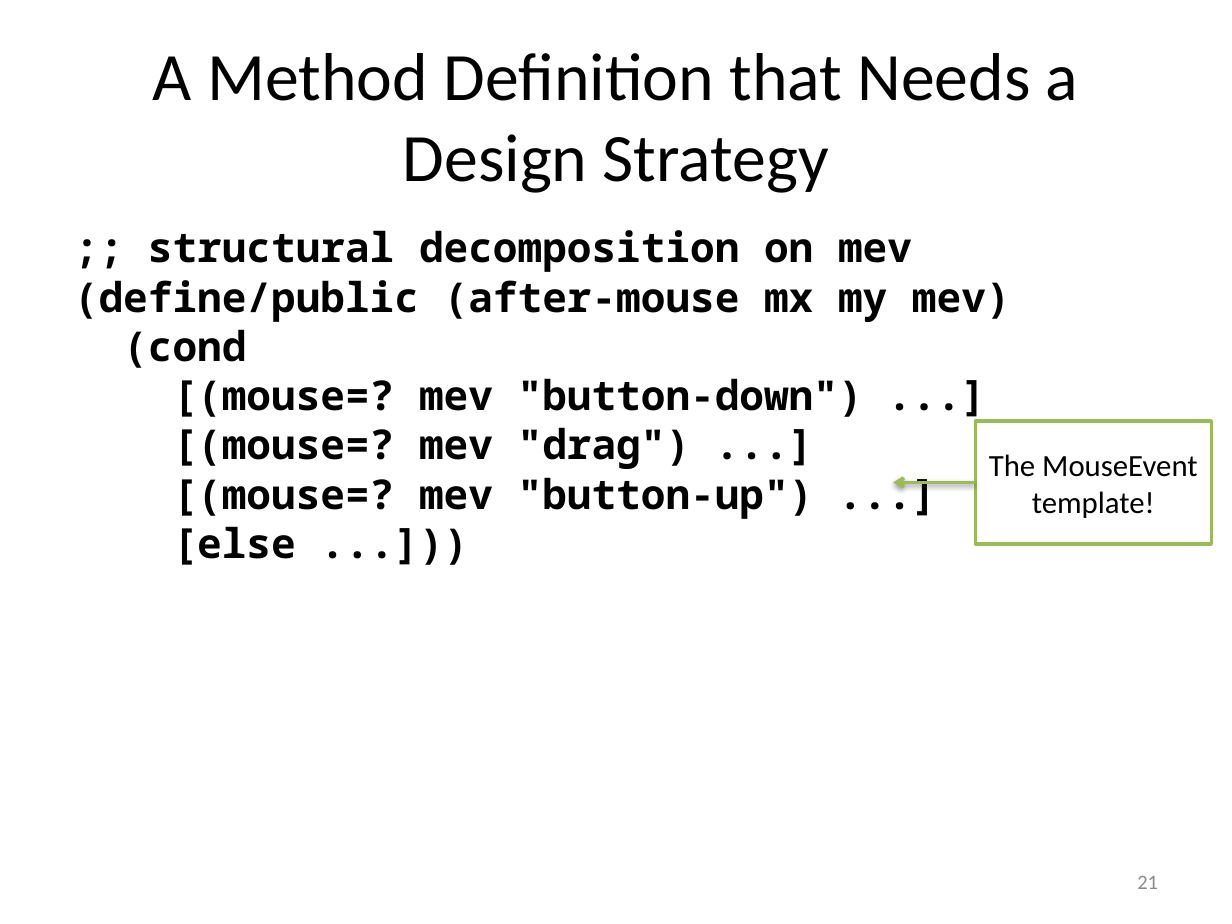
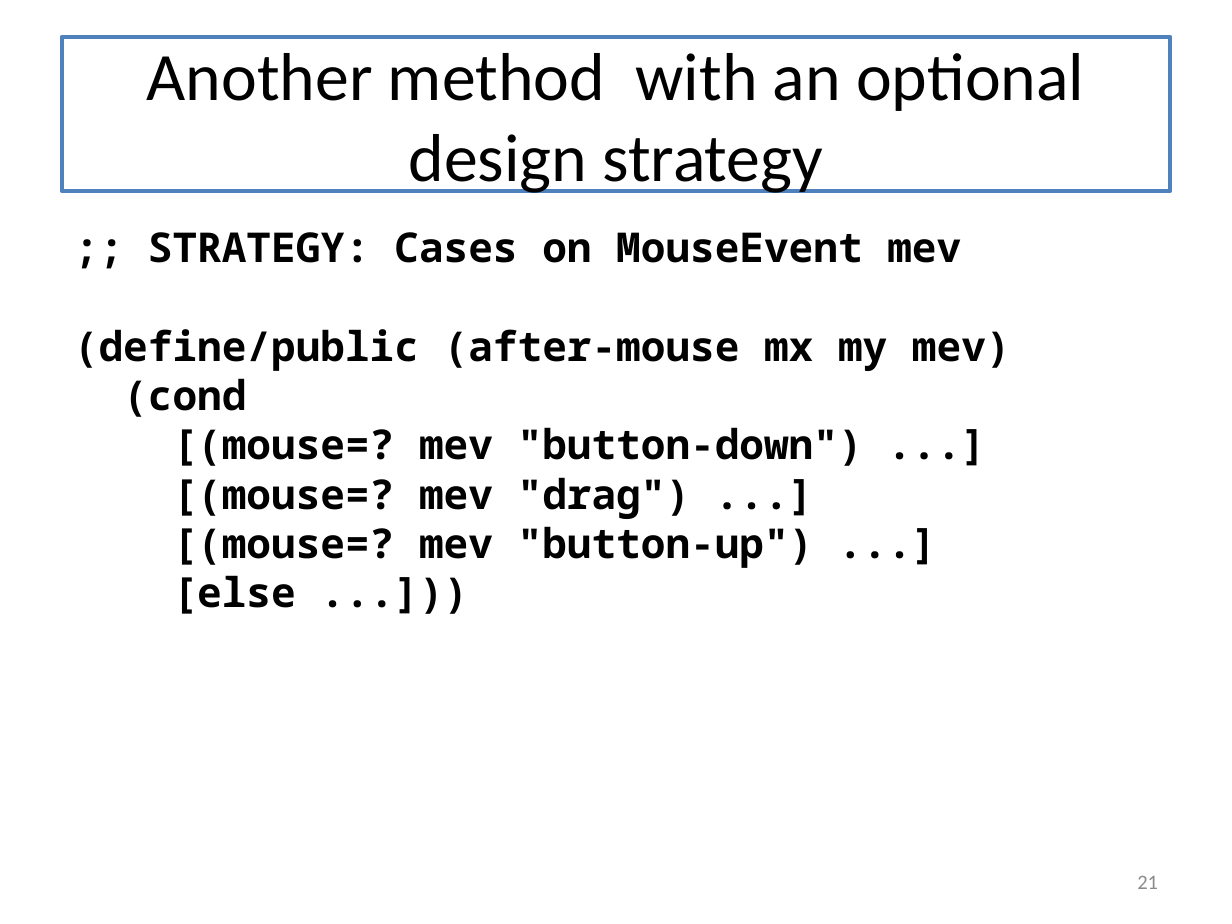
Before and after one commit to mwand/cs5010f16, a slide deck: slide 21 of Slides/Lesson 9.5 The Design Recipe Using Classes.pptx. Drawn at 1232x924 pixels with LibreOffice and Linux fonts; fonts in the diff are those of the drawing. Boxes give left, top, right and bottom in pixels: in the first picture for what was removed or moved away, otherwise in the second. Text is boxed around its words. In the diff, an @@ line names an element or a change of style, - is before the commit and + after.

Commit message:
fixed typo in gp08-3, updating slides for Modules 8-9

```diff
--- a/Slides/Lesson 9.5 The Design Recipe Using Classes.pptx
+++ b/Slides/Lesson 9.5 The Design Recipe Using Classes.pptx
@@ title "Another method with an optional ...": place and size @@
-title "Another method with an optional ..." at <box>153,53,1078,193</box>
+title "Another method with an optional ..." at <box>62,37,1170,191</box>
@@ title "Another method with an optional ..." at <box>62,37,1170,191</box>: fill none to #FFFFFF; outline none to #4F81BD 2.25 pt @@
@@ title at <box>147,53,1084,193</box>: text changed @@
-A Method Definition that Needs a Design Strategy
+Another method with an optional design strategy
@@ text at <box>148,232,961,263</box>: text changed @@
-;; structural decomposition on mev
+;; STRATEGY: Cases on MouseEvent mev
@@ rectangle removed at <box>976,421,1212,545</box> @@
-The MouseEvent template!
@@ arrow removed from (976, 483) to (893, 483) @@
```
Also in this commit, not shown: 20 other slides changed, 5 slides added, 6 slides removed, 10 other files.
